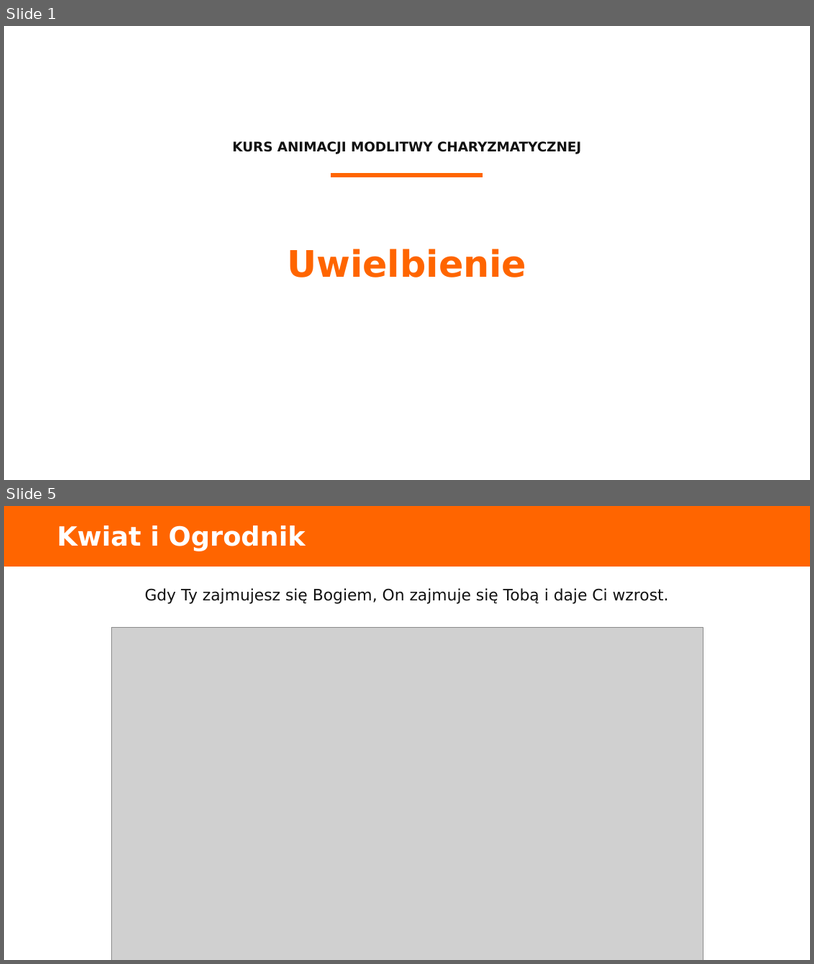
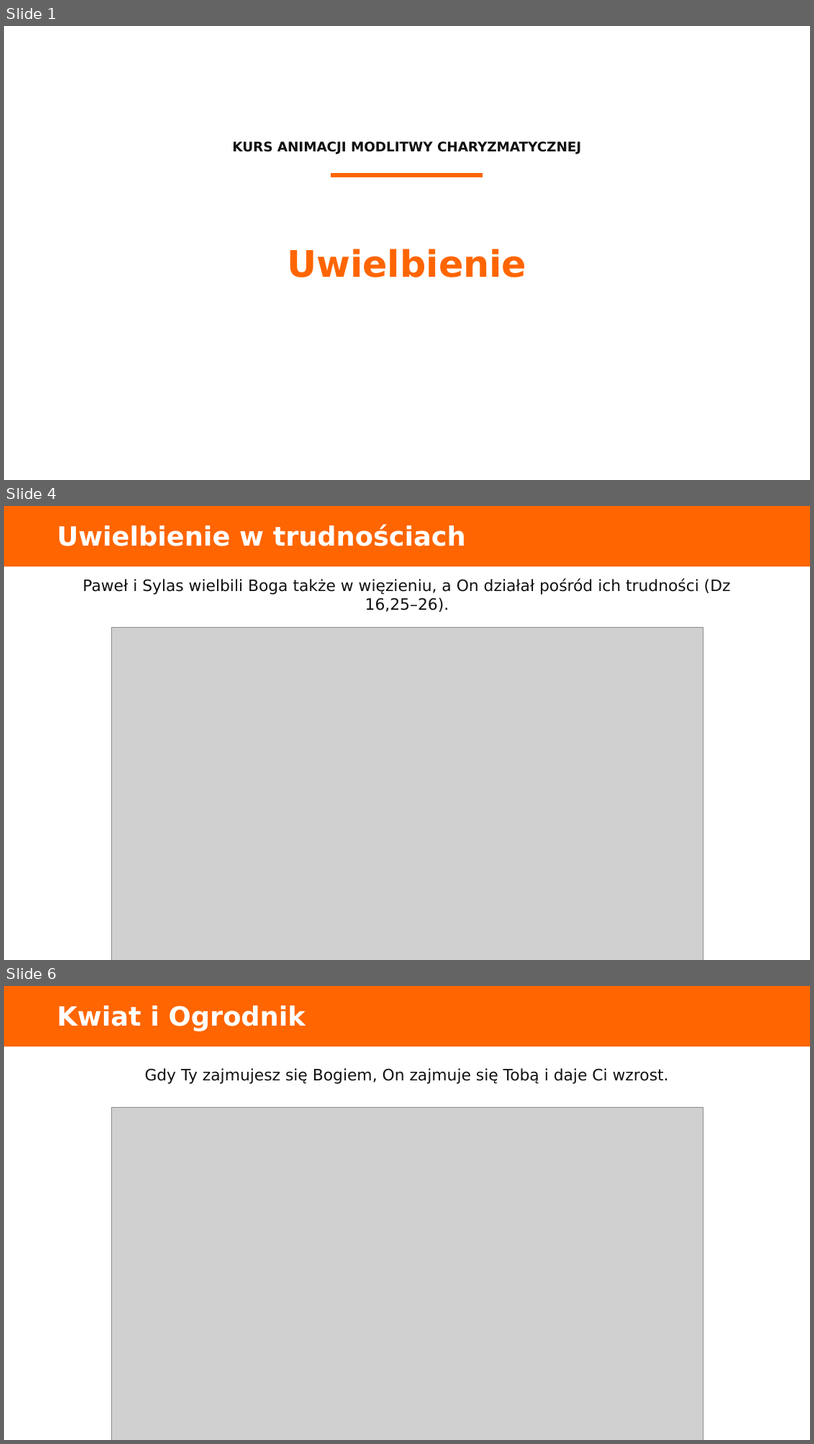
Before and after one commit to folkien/teachings, a slide deck: issue_kurs_kamch_lubecko/4.uwielbienie/dyrektorium_2017_uwielbienie_prezentacja.pptx. Shown one above the other, each under a label of ours: slides 1 and 5 before the commit, slides 1, 4 and 6 after it; the slides between them are not shown. The pictures are 814x964 and 814x1444 pixels, drawn with LibreOffice and Linux fonts; fonts in the diff are those of the drawing; grey boxes stand for pictures. Boxes give left, top, right and bottom in pixels: in the first picture for what was removed or moved away, otherwise in the second. Text is boxed around its words. In the diff, an @@ line names an element or a change of style, - is before the commit and + after.

```diff
--- a/issue_kurs_kamch_lubecko/4.uwielbienie/dyrektorium_2017_uwielbienie_prezentacja.pptx
+++ b/issue_kurs_kamch_lubecko/4.uwielbienie/dyrektorium_2017_uwielbienie_prezentacja.pptx
@@ slide 4 added at (4, 506, 810, 960), background #FFFFFF @@
@@ rectangle added at (4, 506, 810, 566), fill #FF6500, outline #FF6500 0 pt @@
@@ text added at (57, 525, 466, 546), 31.5 pt, text #FFFFFF, bold @@
+Uwielbienie w trudnościach
@@ text added at (82, 578, 731, 612), 18.8 pt, text #111111 @@
+Paweł i Sylas wielbili Boga także w więzieniu, a On działał pośród ich trudności (Dz 16,25–26).
@@ picture added at (112, 627, 703, 960) @@
@@ what was slide 5 is now slide 6 @@
```
Also in this commit, not shown: 2 slides changed, 1 other slide added, 1 slide removed, 37 other files.
